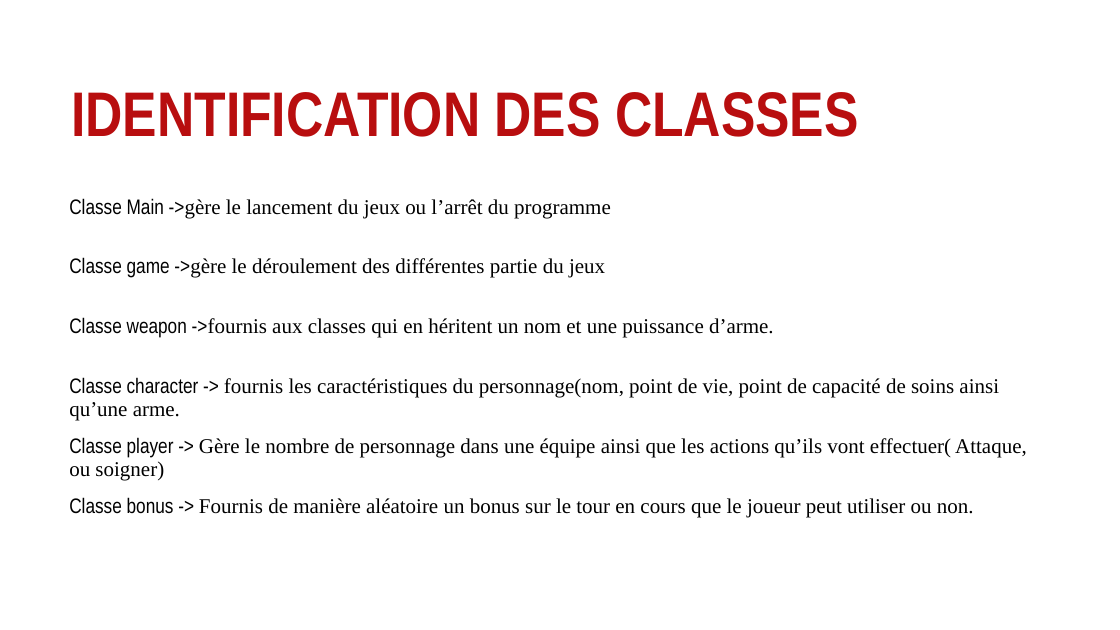
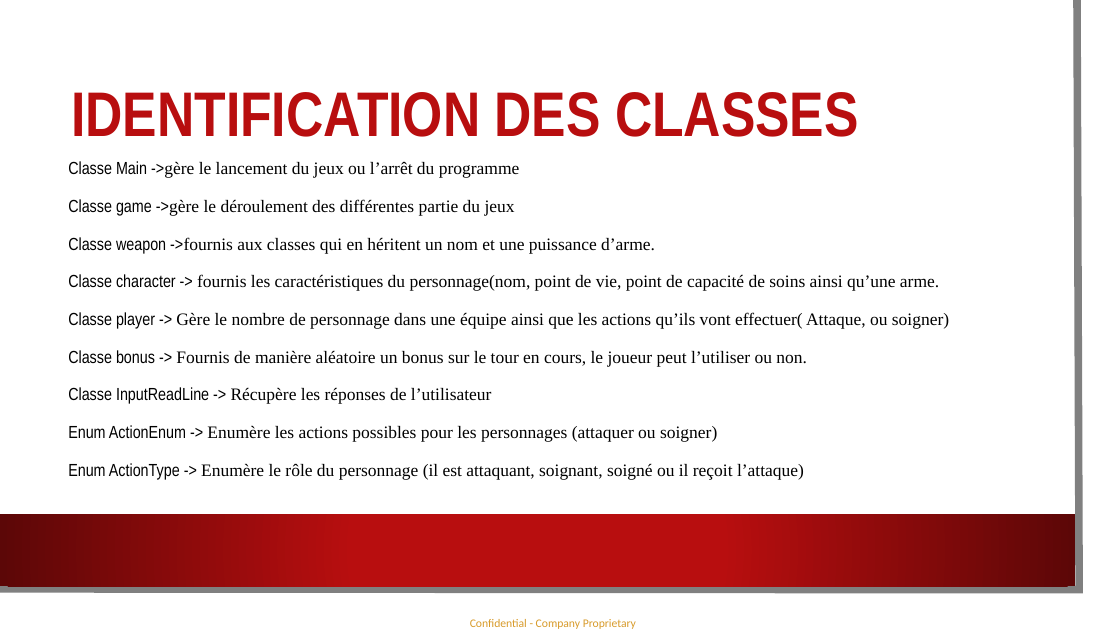
Before and after one commit to yoan8306/Projet3, a slide deck: slide 3 of P3_soussand_yoan/P3_02_architecture/P3_02_architecture.pptx. Drawn at 1120x630 pixels with LibreOffice and Linux fonts; fonts in the diff are those of the drawing; background and template pictures are left out. Boxes give left, top, right and bottom in pixels: in the first picture for what was removed or moved away, otherwise in the second. Text is boxed around its words. In the diff, an @@ line names an element or a change of style, - is before the commit and + after.

```diff
--- a/P3_soussand_yoan/P3_02_architecture/P3_02_architecture.pptx
+++ b/P3_soussand_yoan/P3_02_architecture/P3_02_architecture.pptx
@@ rectangle removed at (0, 0, 1120, 630) @@
@@ text "Classe Main ->gère le lancement ...": place and size @@
-text "Classe Main ->gère le lancement ..." at (69, 198, 611, 219)
+text "Classe Main ->gère le lancement ..." at (68, 161, 520, 178)
@@ text "Classe game ->gère le déroulement ...": place and size @@
-text "Classe game ->gère le déroulement ..." at (69, 257, 605, 278)
+text "Classe game ->gère le déroulement ..." at (68, 199, 515, 216)
@@ text "Classe weapon ->fournis aux classes ...": place and size @@
-text "Classe weapon ->fournis aux classes ..." at (69, 317, 774, 338)
+text "Classe weapon ->fournis aux classes ..." at (68, 237, 655, 254)
@@ text "Classe character -> fournis les ...": place and size @@
-text "Classe character -> fournis les ..." at (69, 377, 999, 421)
+text "Classe character -> fournis les ..." at (68, 274, 939, 291)
@@ size 18 to 15 pt; less space between paragraphs in 5 elements at (68, 161, 520, 178), (68, 199, 515, 216), (68, 237, 655, 254), (68, 274, 939, 291), (68, 312, 949, 329) @@
@@ text "Classe player -> Gère le ...": place and size @@
-text "Classe player -> Gère le ..." at (69, 437, 1027, 480)
+text "Classe player -> Gère le ..." at (68, 312, 949, 329)
@@ text at (68, 350, 807, 367): text changed; size 18 to 15 pt @@
-Classe bonus -> Fournis de manière aléatoire un bonus sur le tour en cours que le joueur peut utiliser ou non.
+Classe bonus -> Fournis de manière aléatoire un bonus sur le tour en cours, le joueur peut l’utiliser ou non.
@@ text added at (68, 387, 491, 404), 15 pt, text #000000 @@
+Classe InputReadLine -> Récupère les réponses de l’utilisateur
@@ text added at (68, 425, 717, 442), 15 pt, text #000000 @@
+Enum ActionEnum -> Enumère les actions possibles pour les personnages (attaquer ou soigner)
@@ text added at (68, 463, 804, 480), 15 pt, text #000000 @@
+Enum ActionType -> Enumère le rôle du personnage (il est attaquant, soignant, soigné ou il reçoit l’attaque)
```
Also in this commit, not shown: 2 other slides changed, 1 slide added, 11 other files.
